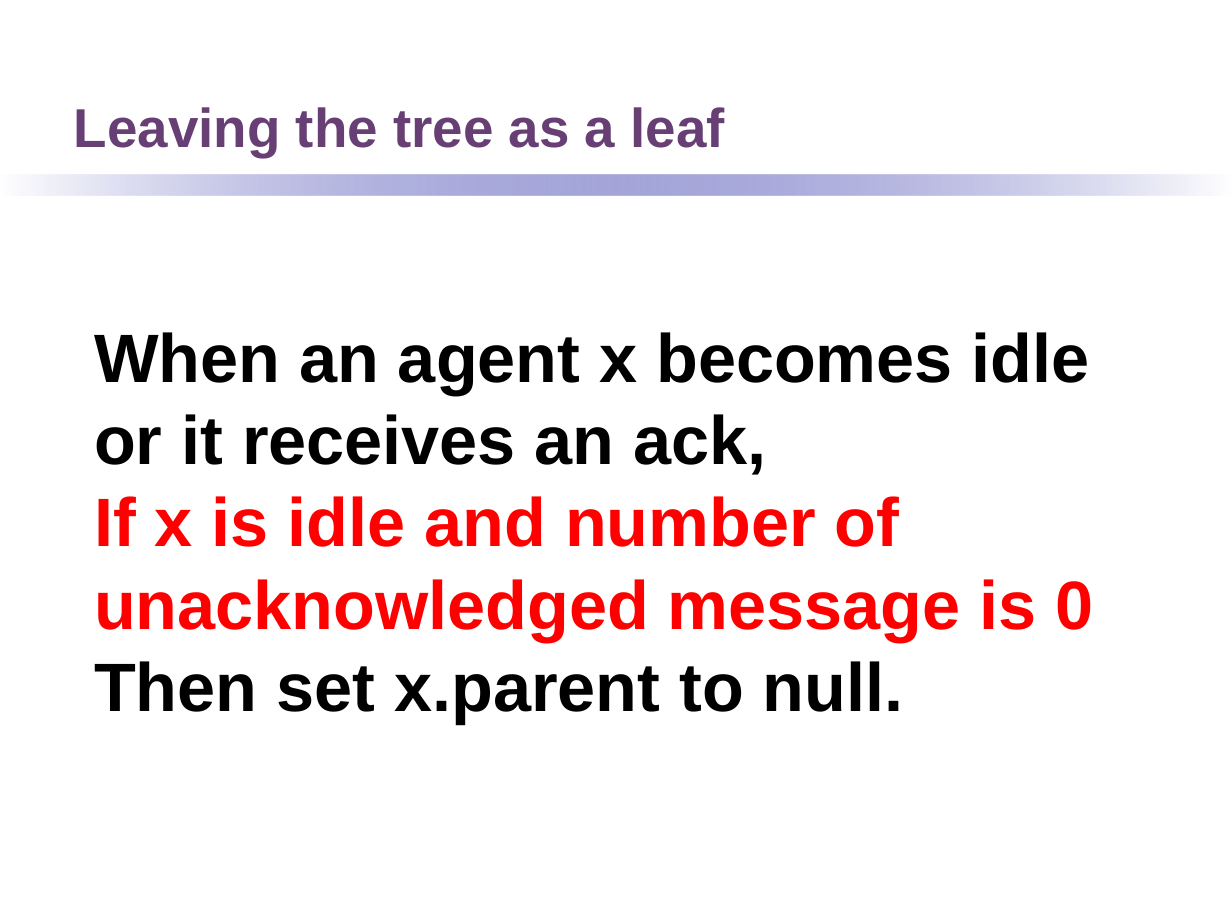
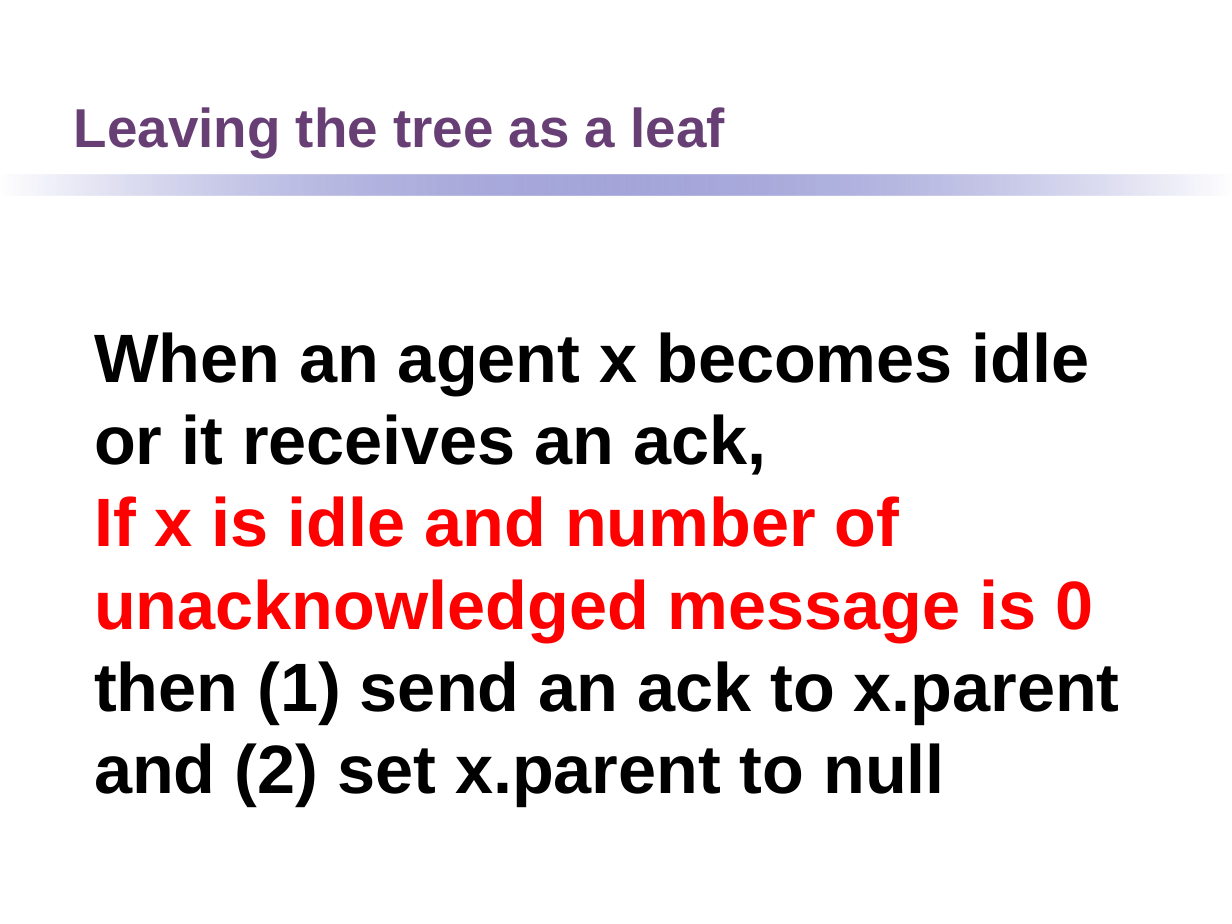
Before and after one commit to kmchandy/kmchandy.github.io, a slide deck: slide 34 of DiffusingComputations/DiffusingComputations.ppt. Drawn at 1232x924 pixels with LibreOffice and Linux fonts; fonts in the diff are those of the drawing. Boxes give left, top, right and bottom in pixels: in the first picture for what was removed or moved away, otherwise in the second. Text is boxed around its words. In the diff, an @@ line names an element or a change of style, - is before the commit and + after.

```diff
--- a/DiffusingComputations/DiffusingComputations.ppt
+++ b/DiffusingComputations/DiffusingComputations.ppt
@@ text at <box>94,661,1120,805</box>: text changed @@
-Then set x.parent to null.
+then (1) send an ack to x.parent and (2) set x.parent to null
```
Also in this commit, not shown: 6 other slides changed, 1 slide added, 20 other files.
